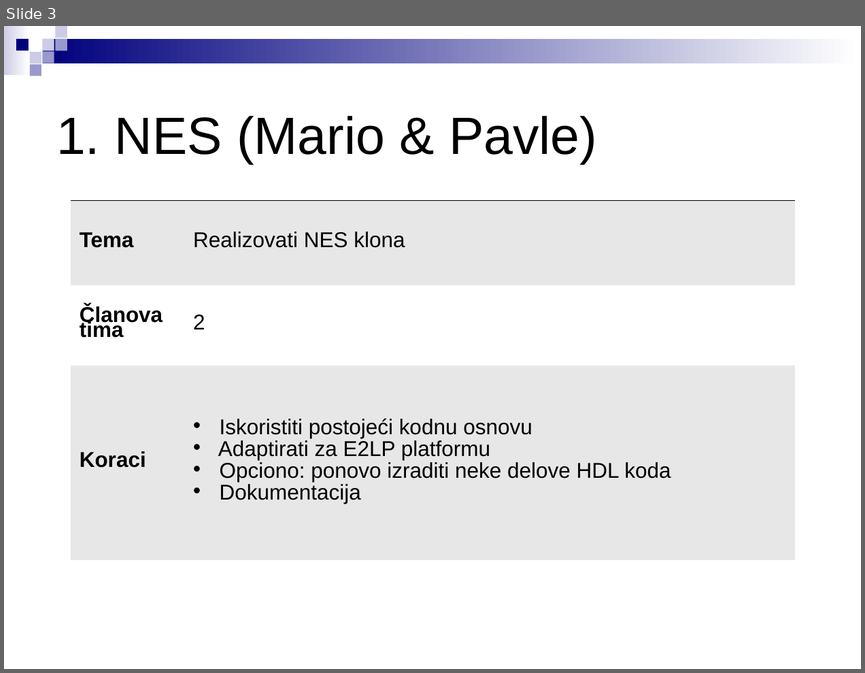
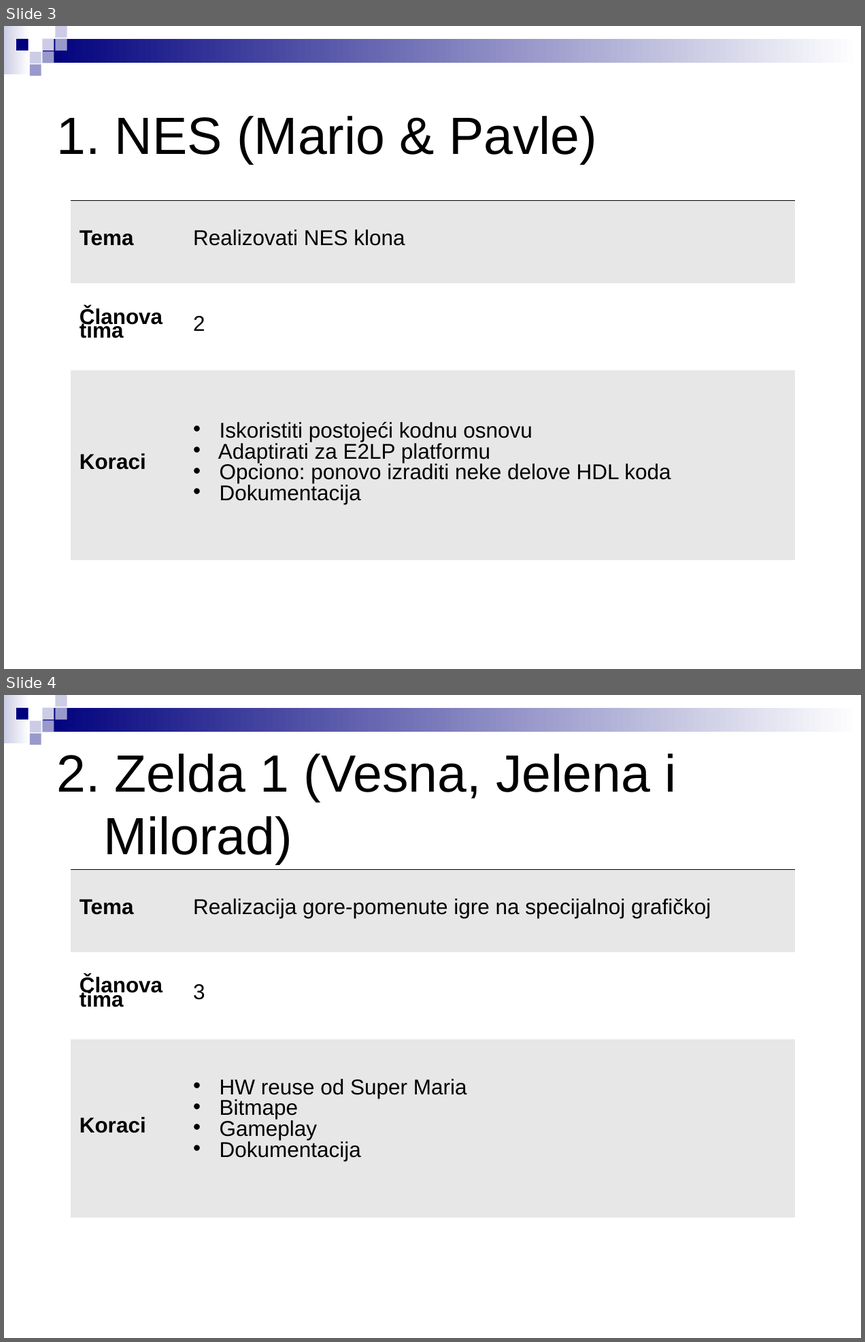
Before and after one commit to stefankoncarevic/projects_2018, a slide deck: LPRS2_projekti.ppt. Shown one above the other, each under a label of ours: slide 3 before the commit, slides 3 and 4 after it. The pictures are 865x673 and 865x1342 pixels, drawn with LibreOffice and Linux fonts; fonts in the diff are those of the drawing. Boxes give left, top, right and bottom in pixels: in the first picture for what was removed or moved away, otherwise in the second. Text is boxed around its words. In the diff, an @@ line names an element or a change of style, - is before the commit and + after.

```diff
--- a/LPRS2_projekti.ppt
+++ b/LPRS2_projekti.ppt
@@ slide 4 added at (4, 695, 861, 1338), background #FFFFFF; not listed: 9 template elements that a slide beside it also shows @@
@@ text added at (56, 753, 676, 864), 44 pt, text #000000 @@
+2. Zelda 1 (Vesna, Jelena i Milorad)
@@ table added at (71, 869, 795, 1218), 3 rows, 2 columns @@
+Tema | Realizacija gore-pomenute igre na specijalnoj grafičkoj
+Članova tima | 3
+Koraci | HW reuse od Super Maria / Bitmape / Gameplay / Dokumentacija
@@ slide 3 changed as well @@
@@ table at (71, 200, 795, 560) @@
@@ line spacing 0.61 to 0.57 @@
```
Also in this commit, not shown: 18 other slides changed, 1 slide removed.
